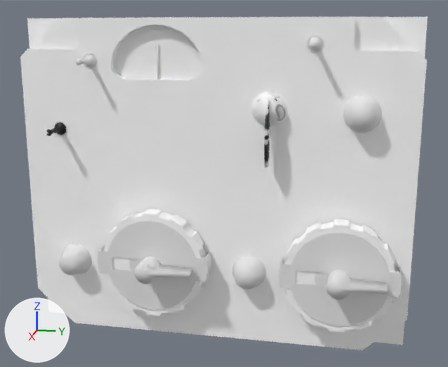
Two versions of the Blender file Panels/Instruments-3d/ark/ark.blend, one commit apart.
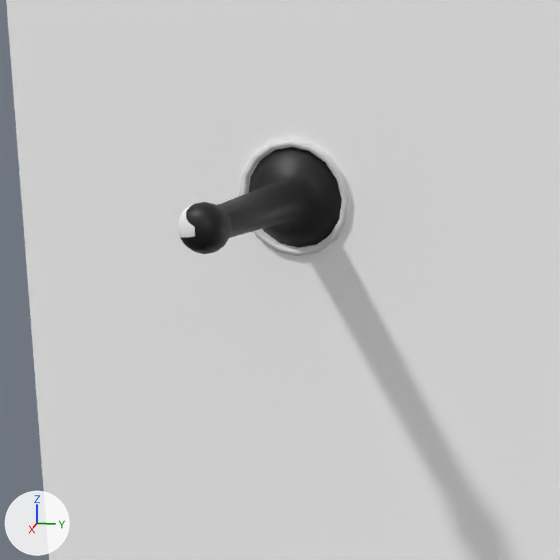
The first picture shows the older version from a 50 mm lens placed at (0.196, 0.0421, 0.0486), pointed at (0.0081, 0.0045, 0.0016). The close-ups show both versions on the part from 5% to 21% of the width and 28% to 48% of the height of that picture; other places that the commit changed are outside them. Lighting does not change. The marker at lower left points along +X, +Y and +Z.

The scene before the commit, as lines of its bpy script (objects in view):
```python
me_cube = bpy.data.meshes.new('Cube')
me_cube.from_pydata(...)  # 130 vertices, 173 faces; spans x -0.0015..0.0064, y -0.0594..0.0594, z -0.0635..0.0635
me_cube.polygons.foreach_set('use_smooth', [True] * 173)
me_cube.materials.append(mat_defaultwhite)  # its picture is missing
me_sphere = bpy.data.meshes.new('Sphere')
me_sphere.from_pydata(...)  # 193 vertices, 192 faces; spans x -0.98..0.98, y -0.98..0.98, z 0.2..4.08
me_sphere.polygons.foreach_set('use_smooth', [True] * 192)
me_sphere.materials.append(mat_untitled_tga)  # picture img_untitled_tga
me_sphere_001 = bpy.data.meshes.new('Sphere.001')
me_sphere_001.from_pydata(...)  # 64 vertices, 48 faces; spans x -0.95..0.95, y -0.95..0.95, z 0.61..0.71
me_sphere_001.polygons.foreach_set('use_smooth', [True] * 48)
ob_cube = bpy.data.objects.new('Cube', me_cube)
ob_cube.location = (0.0, 0.0, 0.0)
ob_cube.rotation_euler = (1.571, 0.0, 0.0)  # degrees (90, 0, 0)
ob_cube.scale = (1.0, 0.886, 1.0)
ob_sphere = bpy.data.objects.new('Sphere', me_sphere)
ob_sphere.location = (0.00497, -0.05101, 0.01724)
ob_sphere.rotation_euler = (0.0, 1.571, 0.0)  # degrees (0, 90, 0)
ob_sphere.scale = (0.00257, 0.00257, 0.00257)
ob_sphere_001 = bpy.data.objects.new('Sphere.001', me_sphere_001)
ob_sphere_001.location = (0.00479, -0.05101, 0.01724)
ob_sphere_001.rotation_euler = (0.0, 1.571, 0.0)  # degrees (0, 90, 0)
ob_sphere_001.scale = (0.00257, 0.00257, 0.00257)
```
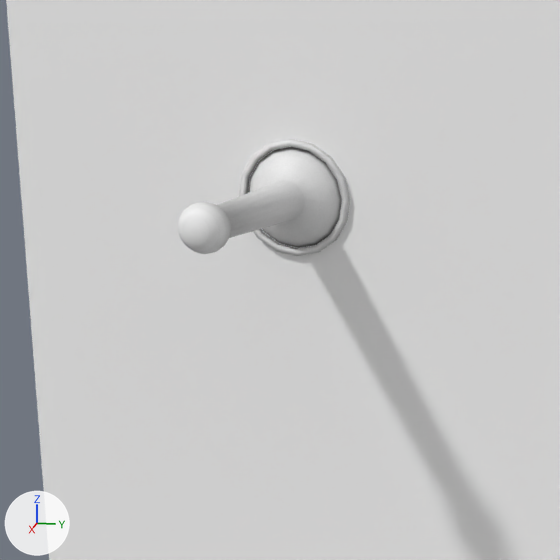
What differs and where, as boxes (x1, y1, x2, y2) in the close-ups (560 x 560 px):
'Sphere', recoloured (black to grey): (179, 147, 342, 254) in both

What changed in the scene script:
```text
Add img_1_png:
    img_1_png = load_image('1.png', '1.png', 512, 512, 'Non-Color')
Add img_4_png:
    img_4_png = load_image('4.png', '4.png', 512, 512, 'Non-Color')
Add mat_1_png:
    mat_1_png = principled_material('1.png')
    mat_1_png.texture = img_1_png
Add mat_4_png:
    mat_4_png = principled_material('4.png')
    mat_4_png.texture = img_4_png
Change me_sphere_001:
    where me_sphere_001.from_pydata(...)  # 64 vertices, 48 faces; spans x -0.95..0.95, y -0.95..0.95, z 0.61..0.71
    used by ob_sphere_001; location = (0.00479, -0.05101, 0.01724); rotation_euler = (0.0, 1.571, 0.0), in degrees (0, 90, 0); scale = (0.00257, 0.00257, 0.00257)
    me_sphere_001 part 1: texture (UV) coordinates changed
    add me_sphere_001.materials.append(mat_4_png)  # picture img_4_png
Change me_sphere:
    where me_sphere.from_pydata(...)  # 193 vertices, 192 faces; spans x -0.98..0.98, y -0.98..0.98, z 0.2..4.08
    remove me_sphere.materials.append(mat_untitled_tga)  # picture img_untitled_tga
    add me_sphere.materials.append(mat_1_png)  # picture img_1_png
```
